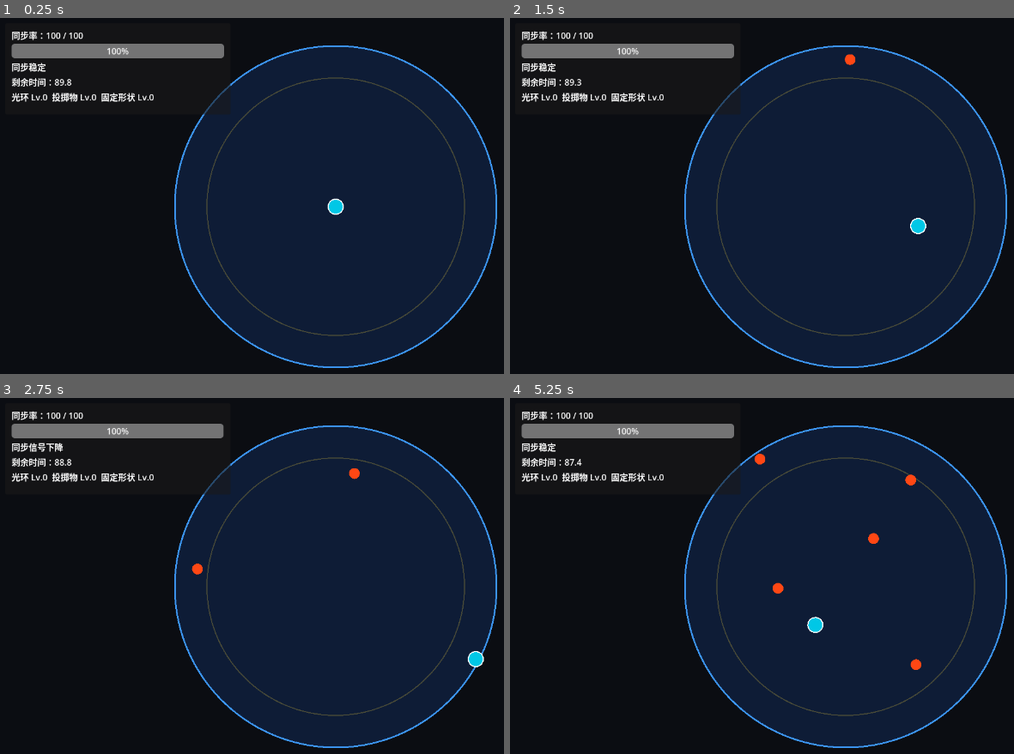
Above: before the commit, frames 1-4 (two rows, left to right).
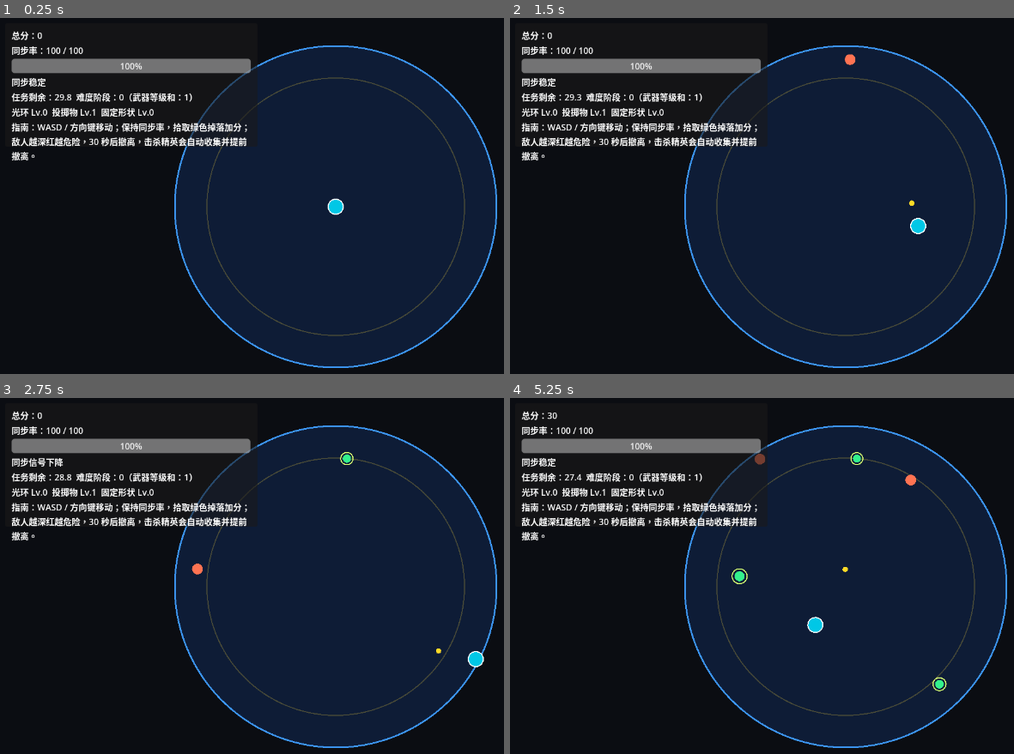
Above: after the commit, the same moments.

Repository: Ri0n72Y/tv-survivor
Game: Godot game, scene res://scenes/battle/BattleScene.tscn
The game is run twice, just before and just after one commit, with the same random seed, the same clock (stepped at 60 frames per second) and the same inputs. This scene is started directly instead of the project's main scene.
Inputs (mouse positions are in pixels of both pictures, inside the frame that each line leads up to):
- Up to frame 1 (0.25 s): no input
- Up to frame 2 (1.5 s): tap Enter at 0.5 s; move the mouse to (998, 188) at 0.52 s; hold D 0.53-1.28 s; hold R 0.53-1.28 s; click (998, 188) at 0.67 s; move the mouse to (706, 224) at 1.27 s; hold S from 1.28 s (still down); tap R at 1.35 s; click (706, 224) at 1.42 s
- Up to frame 3 (2.75 s): move the mouse to (403, 501) at 2.02 s; release S at 2.03 s; hold D from 2.03 s (still down); hold R from 2.03 s (still down); click (403, 501) at 2.17 s
- Up to frame 4 (5.25 s): move the mouse to (812, 665) at 2.77 s; release D at 2.78 s; release R at 2.78 s; hold W 2.78-3.53 s; tap R at 2.85, 4.35 s; click (812, 665) at 2.92 s; move the mouse to (outside the picture) at 3.52 s; hold R 3.53-4.28 s; hold A 3.53-5.03 s; click (outside the picture) at 3.67 s; move the mouse to (641, 529) at 4.27 s; click (641, 529) at 4.42 s; move the mouse to (877, 586) at 5.02 s; hold S from 5.03 s (still down); hold R from 5.03 s (still down); click (877, 586) at 5.17 s

The runs differ from the first frame. In frame 1, 6.8% of the frame differs, in the area x 2-52%, y 3-40%; in frame 2, 6.8%; in frame 3, 6.9%; in frame 4, 7.3%, in the area x 2-87%, y 3-83%.

Commit message:
Tune difficulty spawning and weapon balance

Diff:
--- a/scenes/battle/BattleScene.gd
+++ b/scenes/battle/BattleScene.gd
@@ -8,6 +8,7 @@
 const PLAYER_SCENE := preload("res://scenes/battle/PlayerAvatar.tscn")
 const HUD_SCENE := preload("res://scenes/ui/BattleHud.tscn")
 const WEAPON_MANAGER_SCENE := preload("res://scenes/weapons/WeaponManager.tscn")
+const COLLECTIBLE_DROP_SCENE := preload("res://scenes/battle/CollectibleDrop.gd")
 
 var signal_center := Vector2(640, 360)
 var player: PlayerAvatar
@@ -16,13 +17,19 @@
 var spawner: EnemySpawner
 var weapon_manager: WeaponManager
 var enemies: Array = []
-var remaining_time := Constants.BATTLE_DURATION
+var drops: Array = []
+var task_time_left := Constants.TASK_DURATION
+var extraction_time_left := Constants.EXTRACTION_COUNTDOWN
+var extraction_active := false
 var finished := false
+var difficulty_stage := 0
 
 func _ready() -> void:
 	_build_scene()
 	sync_controller.setup(RunState.next_battle_initial_sync)
+	_update_difficulty()
 	spawner.start()
+	_update_hud()
 
 func _process(delta: float) -> void:
 	if finished:
@@ -34,13 +41,19 @@
 		# Debug-only escape hatch for fast editor iteration; not part of formal win/loss flow.
 		_finish(false)
 		return
-	remaining_time = maxf(0.0, remaining_time - delta)
 	_update_sync(delta)
+	if extraction_active:
+		extraction_time_left = maxf(0.0, extraction_time_left - delta)
+		if extraction_time_left <= 0.0:
+			_finish(true)
+	else:
+		task_time_left = maxf(0.0, task_time_left - delta)
+		_update_difficulty()
+		if task_time_left <= 0.0:
+			_start_extraction()
 	_update_hud()
 	if sync_controller.sync_rate <= 0.0:
 		_finish(false)
-	elif remaining_time <= 0.0:
-		_finish(true)
 
 func _build_scene() -> void:
 	var background := ColorRect.new()
@@ -64,6 +77,16 @@
 	hud = HUD_SCENE.instantiate()
 	add_child(hud)
 
+func _update_difficulty() -> void:
+	var elapsed := Constants.TASK_DURATION - task_time_left
+	var next_stage := int(floor(elapsed / Constants.DIFFICULTY_STEP_SECONDS))
+	if next_stage != difficulty_stage:
+		difficulty_stage = next_stage
+	spawner.set_difficulty(difficulty_stage, _get_weapon_level_sum())
+
+func _get_weapon_level_sum() -> int:
+	return int(RunState.weapons["aura"]) + int(RunState.weapons["projectile"]) + int(RunState.weapons["shape"])
+
 func _update_sync(delta: float) -> void:
 	var distance := player.global_position.distance_to(signal_center)
 	sync_controller.update(delta, distance)
@@ -78,8 +101,9 @@
 		if is_instance_valid(enemy) and enemy is EliteEnemy:
 			elite_ratio = enemy.get_hp_ratio()
 			break
+	var phase_text := "撤离倒计时：%.1f" % extraction_time_left if extraction_active else "任务剩余：%.1f  难度阶段：%d（武器等级和：%d）" % [task_time_left, difficulty_stage, _get_weapon_level_sum()]
 	if hud.has_method("update_hud"):
-		hud.update_hud(sync_controller.sync_rate, sync_controller.signal_text, remaining_time, RunState.weapons, elite_ratio)
+		hud.update_hud(sync_controller.sync_rate, sync_controller.signal_text, phase_text, RunState.weapons, elite_ratio, RunState.total_score)
 
 func _on_enemy_spawned(enemy: Node) -> void:
 	enemies.append(enemy)
@@ -87,7 +111,37 @@
 	enemy.damaged_player.connect(_on_player_damaged)
 
 func _on_enemy_died(enemy: Node) -> void:
+	var is_elite := enemy is EliteEnemy
+	RunState.total_score += Constants.SCORE_ELITE_KILL if is_elite else Constants.SCORE_SMALL_KILL
+	_spawn_drop(enemy.global_position, Constants.SCORE_ELITE_DROP if is_elite else Constants.SCORE_SMALL_DROP)
 	enemies.erase(enemy)
+	if is_elite:
+		_collect_all_drops()
+		_start_extraction()
+
+func _spawn_drop(drop_position: Vector2, points: int) -> void:
+	var drop := COLLECTIBLE_DROP_SCENE.new()
+	drop.global_position = drop_position
+	add_child(drop)
+	drop.setup(points, player)
+	drop.collected.connect(_on_drop_collected)
+	drops.append(drop)
+
+func _on_drop_collected(drop: Node, points: int) -> void:
+	drops.erase(drop)
+	RunState.total_score += points
+
+func _collect_all_drops() -> void:
+	for drop in drops.duplicate():
+		if is_instance_valid(drop) and drop.has_method("collect"):
+			drop.collect()
+
+func _start_extraction() -> void:
+	if extraction_active:
+		return
+	extraction_active = true
+	extraction_time_left = Constants.EXTRACTION_COUNTDOWN
+	spawner.stop()
 
 func _on_player_damaged(amount: float) -> void:
 	sync_controller.apply_damage(amount)
--- /dev/null
+++ b/scenes/battle/CollectibleDrop.gd
@@ -0,0 +1,32 @@
+extends Node2D
+class_name CollectibleDrop
+
+signal collected(drop: Node, points: int)
+
+const Constants = preload("res://scripts/core/Constants.gd")
+
+var points := 0
+var player: Node2D
+var radius := 8.0
+var pulse_time := 0.0
+
+func setup(drop_points: int, target_player: Node2D) -> void:
+	points = drop_points
+	player = target_player
+
+func _process(delta: float) -> void:
+	pulse_time += delta
+	if is_instance_valid(player) and global_position.distance_to(player.global_position) <= Constants.COLLECTIBLE_PICKUP_RADIUS:
+		collect()
+	queue_redraw()
+
+func collect() -> void:
+	if not is_inside_tree():
+		return
+	collected.emit(self, points)
+	queue_free()
+
+func _draw() -> void:
+	var pulse := 1.0 + sin(pulse_time * 6.0) * 0.18
+	draw_circle(Vector2.ZERO, radius * pulse, Color(0.2, 0.95, 0.55))
+	draw_arc(Vector2.ZERO, (radius + 4.0) * pulse, 0.0, TAU, 28, Color(0.85, 1.0, 0.45), 2.0)
--- a/scenes/battle/PlayerAvatar.tscn
+++ b/scenes/battle/PlayerAvatar.tscn
@@ -6,6 +6,7 @@
 radius = 14.0
 
 [node name="PlayerAvatar" type="CharacterBody2D"]
+collision_mask = 2
 script = ExtResource("1")
 
 [node name="CollisionShape2D" type="CollisionShape2D" parent="."]
--- a/scenes/enemies/EliteEnemy.gd
+++ b/scenes/enemies/EliteEnemy.gd
@@ -12,19 +12,41 @@
 var damage: float = Constants.ELITE_DAMAGE
 var player: Node2D
 var contact_timer := 0.0
+var difficulty_tier := 0
+var overlapping_player := false
 var radius := 22.0
 
 func setup(target_player: Node2D) -> void:
 	player = target_player
 
+func _ready() -> void:
+	body_entered.connect(_on_body_entered)
+	body_exited.connect(_on_body_exited)
+
 func _process(delta: float) -> void:
 	contact_timer = maxf(0.0, contact_timer - delta)
 	if is_instance_valid(player):
 		global_position += global_position.direction_to(player.global_position) * speed * delta
-		if global_position.distance_to(player.global_position) <= radius + 14.0 and contact_timer <= 0.0:
+		if overlapping_player and contact_timer <= 0.0:
 			contact_timer = Constants.ENEMY_CONTACT_COOLDOWN
 			damaged_player.emit(damage)
 	queue_redraw()
+
+func _on_body_entered(body: Node2D) -> void:
+	if body == player:
+		overlapping_player = true
+
+func _on_body_exited(body: Node2D) -> void:
+	if body == player:
+		overlapping_player = false
+
+func configure_spawn_tier(level: int) -> void:
+	difficulty_tier = maxi(0, level)
+	var hp_multiplier := 1.0 + float(difficulty_tier) * Constants.ENEMY_DIFFICULTY_HP_MULTIPLIER
+	var speed_multiplier := 1.0 + float(difficulty_tier) * Constants.ENEMY_DIFFICULTY_SPEED_MULTIPLIER
+	max_hp *= hp_multiplier
+	hp = max_hp
+	speed *= speed_multiplier
 
 func take_damage(amount: float) -> void:
 	hp -= amount
@@ -36,8 +58,11 @@
 	return clampf(hp / max_hp, 0.0, 1.0)
 
 func _draw() -> void:
-	draw_circle(Vector2.ZERO, radius, Color(0.78, 0.12, 0.46))
+	draw_circle(Vector2.ZERO, radius, _get_body_color())
 	var bar_back := Rect2(Vector2(-28, -38), Vector2(56, 6))
 	draw_rect(bar_back, Color(0.12, 0.02, 0.06), true)
 	draw_rect(Rect2(bar_back.position, Vector2(bar_back.size.x * get_hp_ratio(), bar_back.size.y)), Color(0.95, 0.25, 0.7), true)
 	draw_rect(bar_back, Color.WHITE, false, 1.0)
+
+func _get_body_color() -> Color:
+	return Color(0.36, 0.0, 0.0).lerp(Color(0.18, 0.0, 0.0), clampf(float(difficulty_tier - 2) / 2.0, 0.0, 1.0))
--- a/scenes/enemies/EliteEnemy.tscn
+++ b/scenes/enemies/EliteEnemy.tscn
@@ -6,6 +6,8 @@
 radius = 22.0
 
 [node name="EliteEnemy" type="Area2D"]
+collision_layer = 2
+collision_mask = 1
 script = ExtResource("1")
 
 [node name="CollisionShape2D" type="CollisionShape2D" parent="."]
--- a/scenes/enemies/SmallEnemy.gd
+++ b/scenes/enemies/SmallEnemy.gd
@@ -12,19 +12,41 @@
 var damage: float = Constants.SMALL_ENEMY_DAMAGE
 var player: Node2D
 var contact_timer := 0.0
+var difficulty_tier := 0
+var overlapping_player := false
 var radius := 10.0
 
 func setup(target_player: Node2D) -> void:
 	player = target_player
 
+func _ready() -> void:
+	body_entered.connect(_on_body_entered)
+	body_exited.connect(_on_body_exited)
+
 func _process(delta: float) -> void:
 	contact_timer = maxf(0.0, contact_timer - delta)
 	if is_instance_valid(player):
 		global_position += global_position.direction_to(player.global_position) * speed * delta
-		if global_position.distance_to(player.global_position) <= radius + 14.0 and contact_timer <= 0.0:
+		if overlapping_player and contact_timer <= 0.0:
 			contact_timer = Constants.ENEMY_CONTACT_COOLDOWN
 			damaged_player.emit(damage)
 	queue_redraw()
+
+func _on_body_entered(body: Node2D) -> void:
+	if body == player:
+		overlapping_player = true
+
+func _on_body_exited(body: Node2D) -> void:
+	if body == player:
+		overlapping_player = false
+
+func configure_spawn_tier(level: int) -> void:
+	difficulty_tier = maxi(0, level)
+	var hp_multiplier := 1.0 + float(difficulty_tier) * Constants.ENEMY_DIFFICULTY_HP_MULTIPLIER
+	var speed_multiplier := 1.0 + float(difficulty_tier) * Constants.ENEMY_DIFFICULTY_SPEED_MULTIPLIER
+	max_hp *= hp_multiplier
+	hp = max_hp
+	speed *= speed_multiplier
 
 func take_damage(amount: float) -> void:
 	hp -= amount
@@ -33,4 +55,7 @@
 		queue_free()
 
 func _draw() -> void:
-	draw_circle(Vector2.ZERO, radius, Color(1.0, 0.28, 0.08))
+	draw_circle(Vector2.ZERO, radius, _get_body_color())
+
+func _get_body_color() -> Color:
+	return Color(1.0, 0.45, 0.32).lerp(Color(0.55, 0.0, 0.0), clampf(float(difficulty_tier) / 2.0, 0.0, 1.0))
--- a/scenes/enemies/SmallEnemy.tscn
+++ b/scenes/enemies/SmallEnemy.tscn
@@ -6,6 +6,8 @@
 radius = 10.0
 
 [node name="SmallEnemy" type="Area2D"]
+collision_layer = 2
+collision_mask = 1
 script = ExtResource("1")
 
 [node name="CollisionShape2D" type="CollisionShape2D" parent="."]
--- a/scenes/grid/GridCellView.gd
+++ b/scenes/grid/GridCellView.gd
@@ -1,6 +1,4 @@
 extends Control
-
-signal cell_clicked(cell_pos: Vector2i)
 
 var cell_data: Dictionary = {}
 var cell_pos: Vector2i = Vector2i.ZERO
@@ -8,7 +6,7 @@
 var mark_label: Label
 
 func _ready() -> void:
-	mouse_filter = Control.MOUSE_FILTER_STOP
+	mouse_filter = Control.MOUSE_FILTER_IGNORE
 	mark_label = Label.new()
 	mark_label.horizontal_alignment = HORIZONTAL_ALIGNMENT_CENTER
 	mark_label.vertical_alignment = VERTICAL_ALIGNMENT_CENTER
@@ -22,10 +20,6 @@
 	is_player_here = player_here
 	_update_label()
 	queue_redraw()
-
-func _gui_input(event: InputEvent) -> void:
-	if event is InputEventMouseButton and event.pressed and event.button_index == MOUSE_BUTTON_LEFT:
-		cell_clicked.emit(cell_pos)
 
 func _draw() -> void:
 	var rect := Rect2(Vector2.ZERO, size)
--- a/scenes/grid/GridScene.gd
+++ b/scenes/grid/GridScene.gd
@@ -9,6 +9,8 @@
 var title_label: Label
 var progress_label: Label
 var weapon_label: Label
+var score_label: Label
+var guide_label: Label
 var message_label: Label
 var grid_container: GridContainer
 var victory_panel: Panel
@@ -75,8 +77,16 @@
 	weapon_label = Label.new()
 	root.add_child(weapon_label)
 
+	score_label = Label.new()
+	root.add_child(score_label)
+
+	guide_label = Label.new()
+	guide_label.autowrap_mode = TextServer.AUTOWRAP_WORD_SMART
+	guide_label.text = "操作指南：阵列界面使用 WASD / 方向键移动；只能进入已揭示的相邻非障碍格。主角默认拥有投掷物 Lv.1。进入任务点后，在战斗中移动角色、躲避敌人、收集绿色掉落物获得积分；敌人越深红越危险，击杀精英会自动收集全场掉落并触发撤离。R 重新开始。"
+	root.add_child(guide_label)
+
 	message_label = Label.new()
-	message_label.text = "点击已揭示的相邻格移动。"
+	message_label.text = "使用 WASD 或方向键移动到已揭示的相邻格。"
 	root.add_child(message_label)
 
 	grid_container = GridContainer.new()
@@ -117,6 +127,7 @@
 func _refresh_labels() -> void:
 	progress_label.text = "任务进度：%d/%d" % [RunState.completed_tasks, RunState.total_tasks]
 	weapon_label.text = "当前武器：光环 Lv.%d   投掷物 Lv.%d   固定形状 Lv.%d" % [RunState.weapons["aura"], RunState.weapons["projectile"], RunState.weapons["shape"]]
+	score_label.text = "总分：%d" % RunState.total_score
 
 func _refresh_grid() -> void:
 	for child in grid_container.get_children():
@@ -127,7 +138,6 @@
 			var pos := Vector2i(x, y)
 			var view := CELL_SCENE.instantiate()
 			grid_container.add_child(view)
-			view.cell_clicked.connect(_on_cell_clicked)
 			view.setup(RunState.grid_data[y][x], pos, pos == RunState.player_grid_pos)
 			cells.append(view)
 
@@ -139,11 +149,31 @@
 		var detail := victory_panel.get_node("VictoryBox/VictoryDetail") as Label
 		detail.text = "你完成了 3 个任务点。构筑：光环 Lv.%d / 投掷物 Lv.%d / 固定形状 Lv.%d" % [RunState.weapons["aura"], RunState.weapons["projectile"], RunState.weapons["shape"]]
 
-func _on_cell_clicked(pos: Vector2i) -> void:
+func _input(event: InputEvent) -> void:
 	if RunState.completed_tasks >= RunState.total_tasks:
 		return
+	if not (event is InputEventKey) or not event.pressed or event.echo:
+		return
+	var direction := Vector2i.ZERO
+	match event.keycode:
+		KEY_W, KEY_UP:
+			direction = Vector2i.UP
+		KEY_S, KEY_DOWN:
+			direction = Vector2i.DOWN
+		KEY_A, KEY_LEFT:
+			direction = Vector2i.LEFT
+		KEY_D, KEY_RIGHT:
+			direction = Vector2i.RIGHT
+		_:
+			return
+	get_viewport().set_input_as_handled()
+	_try_enter_cell(RunState.player_grid_pos + direction)
+
+func _try_enter_cell(pos: Vector2i) -> void:
+	if RunState.completed_tasks >= RunState.total_tasks:
+		return
 	if not _can_enter(pos):
-		message_label.text = "只能进入已揭示、相邻、非障碍格。"
+		message_label.text = "只能用键盘进入已揭示、相邻、非障碍格。"
 		return
 	RunState.previous_grid_pos = RunState.player_grid_pos
 	RunState.player_grid_pos = pos
--- a/scenes/main/Main.gd
+++ b/scenes/main/Main.gd
@@ -27,6 +27,8 @@
 	battle_scene.restart_requested.connect(_restart_run)
 
 func _on_battle_finished(success: bool, final_sync_rate: float) -> void:
+	if not success:
+		RunState.player_grid_pos = RunState.previous_grid_pos
 	_show_grid()
 	if grid_scene.has_method("handle_battle_result"):
 		grid_scene.handle_battle_result(success, final_sync_rate)
--- a/scenes/ui/BattleHud.gd
+++ b/scenes/ui/BattleHud.gd
@@ -4,14 +4,16 @@
 var sync_label: Label
 var signal_label: Label
 var time_label: Label
+var score_label: Label
 var weapon_label: Label
 var elite_bar: ProgressBar
 var elite_label: Label
+var guide_label: Label
 
 func _ready() -> void:
 	var panel := Panel.new()
 	panel.position = Vector2(24, 18)
-	panel.size = Vector2(420, 170)
+	panel.size = Vector2(470, 230)
 	add_child(panel)
 	var box := VBoxContainer.new()
 	box.set_anchors_and_offsets_preset(Control.PRESET_FULL_RECT)
@@ -20,6 +22,8 @@
 	box.offset_right = -12
 	box.offset_bottom = -10
 	panel.add_child(box)
+	score_label = Label.new()
+	box.add_child(score_label)
 	sync_label = Label.new()
 	box.add_child(sync_label)
 	sync_bar = ProgressBar.new()
@@ -31,6 +35,10 @@
 	box.add_child(time_label)
 	weapon_label = Label.new()
 	box.add_child(weapon_label)
+	guide_label = Label.new()
+	guide_label.autowrap_mode = TextServer.AUTOWRAP_WORD_SMART
+	guide_label.text = "指南：WASD / 方向键移动；保持同步率，拾取绿色掉落加分；敌人越深红越危险，30 秒后撤离，击杀精英会自动收集并提前撤离。"
+	box.add_child(guide_label)
 	elite_label = Label.new()
 	elite_label.text = "精英血量"
 	elite_label.visible = false
@@ -40,7 +48,8 @@
 	elite_bar.visible = false
 	box.add_child(elite_bar)
 
-func update_hud(sync_rate: float, signal_text: String, remaining_time: float, weapons: Dictionary, elite_ratio: float) -> void:
+func update_hud(sync_rate: float, signal_text: String, phase_text: String, weapons: Dictionary, elite_ratio: float, total_score: int) -> void:
+	score_label.text = "总分：%d" % total_score
 	sync_bar.value = sync_rate
 	sync_label.text = "同步率：%.0f / 100" % sync_rate
 	signal_label.text = signal_text
@@ -50,7 +59,7 @@
 		signal_label.add_theme_color_override("font_color", Color(1.0, 0.25, 0.2))
 	else:
 		signal_label.add_theme_color_override("font_color", Color.WHITE)
-	time_label.text = "剩余时间：%.1f" % remaining_time
+	time_label.text = phase_text
 	weapon_label.text = "光环 Lv.%d  投掷物 Lv.%d  固定形状 Lv.%d" % [weapons["aura"], weapons["projectile"], weapons["shape"]]
 	var has_elite := elite_ratio >= 0.0
 	elite_label.visible = has_elite
--- a/scripts/battle/EnemySpawner.gd
+++ b/scripts/battle/EnemySpawner.gd
@@ -16,6 +16,8 @@
 var elite_spawned := false
 var running := false
 var rng := RandomNumberGenerator.new()
+var difficulty_stage := 0
+var weapon_level_sum := 0
 
 func setup(target_player: Node2D, parent: Node, signal_center: Vector2, signal_radius: float) -> void:
 	player = target_player
@@ -33,19 +35,38 @@
 func stop() -> void:
 	running = false
 
+func set_difficulty(stage: int, weapon_sum: int) -> void:
+	var previous_stage := difficulty_stage
+	difficulty_stage = maxi(0, stage)
+	weapon_level_sum = maxi(0, weapon_sum)
+	if running and not elite_spawned and previous_stage < 2 and difficulty_stage >= 2:
+		elite_spawned = true
+		_spawn(ELITE_ENEMY_SCENE, 2)
+
 func _process(delta: float) -> void:
 	if not running:
 		return
 	elapsed += delta
 	small_timer += delta
-	if small_timer >= Constants.SMALL_ENEMY_SPAWN_INTERVAL:
+	var spawn_interval := Constants.SMALL_ENEMY_SPAWN_INTERVAL / _get_spawn_multiplier()
+	if small_timer >= spawn_interval:
 		small_timer = 0.0
-		_spawn(SMALL_ENEMY_SCENE)
-	if not elite_spawned and elapsed >= Constants.ELITE_SPAWN_TIME:
-		elite_spawned = true
-		_spawn(ELITE_ENEMY_SCENE)
+		_spawn(SMALL_ENEMY_SCENE, _roll_small_enemy_tier())
 
-func _spawn(scene: PackedScene) -> void:
+func _get_spawn_multiplier() -> float:
+	if difficulty_stage >= 1:
+		return Constants.FIRST_DIFFICULTY_SPAWN_MULTIPLIER
+	return 1.0
+
+func _roll_small_enemy_tier() -> int:
+	if difficulty_stage <= 0:
+		return 0
+	var chance := Constants.SECOND_DIFFICULTY_SPAWN_CHANCE + float(weapon_level_sum) * Constants.WEAPON_LEVEL_SECOND_DIFFICULTY_CHANCE_BONUS
+	if difficulty_stage >= 2:
+		chance += 0.25
+	return 1 if rng.randf() < clampf(chance, 0.0, 0.85) else 0
+
+func _spawn(scene: PackedScene, enemy_tier: int) -> void:
 	if spawn_parent == null or not is_instance_valid(player):
 		return
 	var enemy := scene.instantiate()
@@ -53,4 +74,6 @@
 	enemy.global_position = center + Vector2(cos(angle), sin(angle)) * radius
 	spawn_parent.add_child(enemy)
 	enemy.setup(player)
+	if enemy.has_method("configure_spawn_tier"):
+		enemy.configure_spawn_tier(enemy_tier)
 	enemy_spawned.emit(enemy)
--- a/scripts/core/Constants.gd
+++ b/scripts/core/Constants.gd
@@ -8,7 +8,9 @@
 const CHEST_COUNT := 3
 const OBSTACLE_COUNT := 7
 
-const BATTLE_DURATION := 90.0
+const TASK_DURATION := 30.0
+const EXTRACTION_COUNTDOWN := 3.0
+const DIFFICULTY_STEP_SECONDS := 10.0
 
 const SIGNAL_RADIUS := 300.0
 const SIGNAL_STABLE_RATIO := 0.6
@@ -26,22 +28,32 @@
 const SMALL_ENEMY_SPEED := 55.0
 const SMALL_ENEMY_DAMAGE := 5.0
 const SMALL_ENEMY_SPAWN_INTERVAL := 1.0
+const FIRST_DIFFICULTY_SPAWN_MULTIPLIER := 1.5
+const SECOND_DIFFICULTY_SPAWN_CHANCE := 0.35
+const WEAPON_LEVEL_SECOND_DIFFICULTY_CHANCE_BONUS := 0.03
+const ENEMY_DIFFICULTY_HP_MULTIPLIER := 0.35
+const ENEMY_DIFFICULTY_SPEED_MULTIPLIER := 0.12
 const ENEMY_CONTACT_COOLDOWN := 0.7
 
 const ELITE_HP := 300.0
 const ELITE_SPEED := 35.0
 const ELITE_DAMAGE := 15.0
-const ELITE_SPAWN_TIME := 45.0
 
 const AURA_RADIUS_LV := [0.0, 80.0, 100.0, 120.0]
-const AURA_DAMAGE_LV := [0.0, 3.0, 4.0, 5.0]
+const AURA_DAMAGE_LV := [0.0, 2.5, 3.0, 3.5]
 const AURA_TICK_LV := [0.0, 0.5, 0.45, 0.4]
 
 const PROJECTILE_COUNT_LV := [0, 1, 2, 3]
-const PROJECTILE_DAMAGE := 12.0
+const PROJECTILE_DAMAGE := 10.0
 const PROJECTILE_COOLDOWN_LV := [0.0, 1.2, 1.1, 1.0]
 const PROJECTILE_SPEED := 360.0
 
-const SHAPE_DAMAGE_LV := [0.0, 20.0, 28.0, 36.0]
+const SHAPE_DAMAGE_LV := [0.0, 8.0, 10.0, 12.0]
 const SHAPE_COOLDOWN_LV := [0.0, 2.0, 1.8, 1.6]
 const SHAPE_DURATION := 0.4
+
+const SCORE_SMALL_KILL := 10
+const SCORE_ELITE_KILL := 100
+const SCORE_SMALL_DROP := 25
+const SCORE_ELITE_DROP := 150
+const COLLECTIBLE_PICKUP_RADIUS := 24.0
--- a/scripts/core/RunState.gd
+++ b/scripts/core/RunState.gd
@@ -11,10 +11,11 @@
 var total_tasks: int = 3
 
 var next_battle_initial_sync: float = 100.0
+var total_score: int = 0
 
 var weapons := {
 	"aura": 0,
-	"projectile": 0,
+	"projectile": 1,
 	"shape": 0,
 }
 
@@ -24,9 +25,10 @@
 	completed_tasks = 0
 	total_tasks = 3
 	next_battle_initial_sync = 100.0
+	total_score = 0
 	weapons = {
 		"aura": 0,
-		"projectile": 0,
+		"projectile": 1,
 		"shape": 0,
 	}
 	grid_data = []
Not shown, added: docs/user_guide.md
